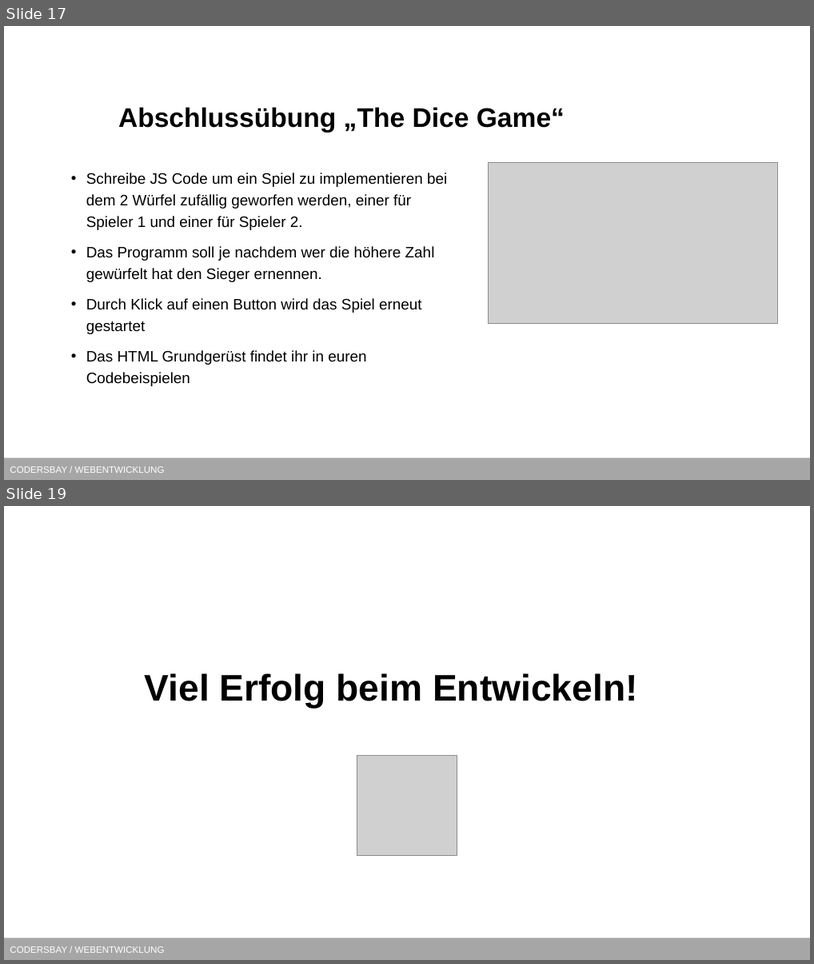
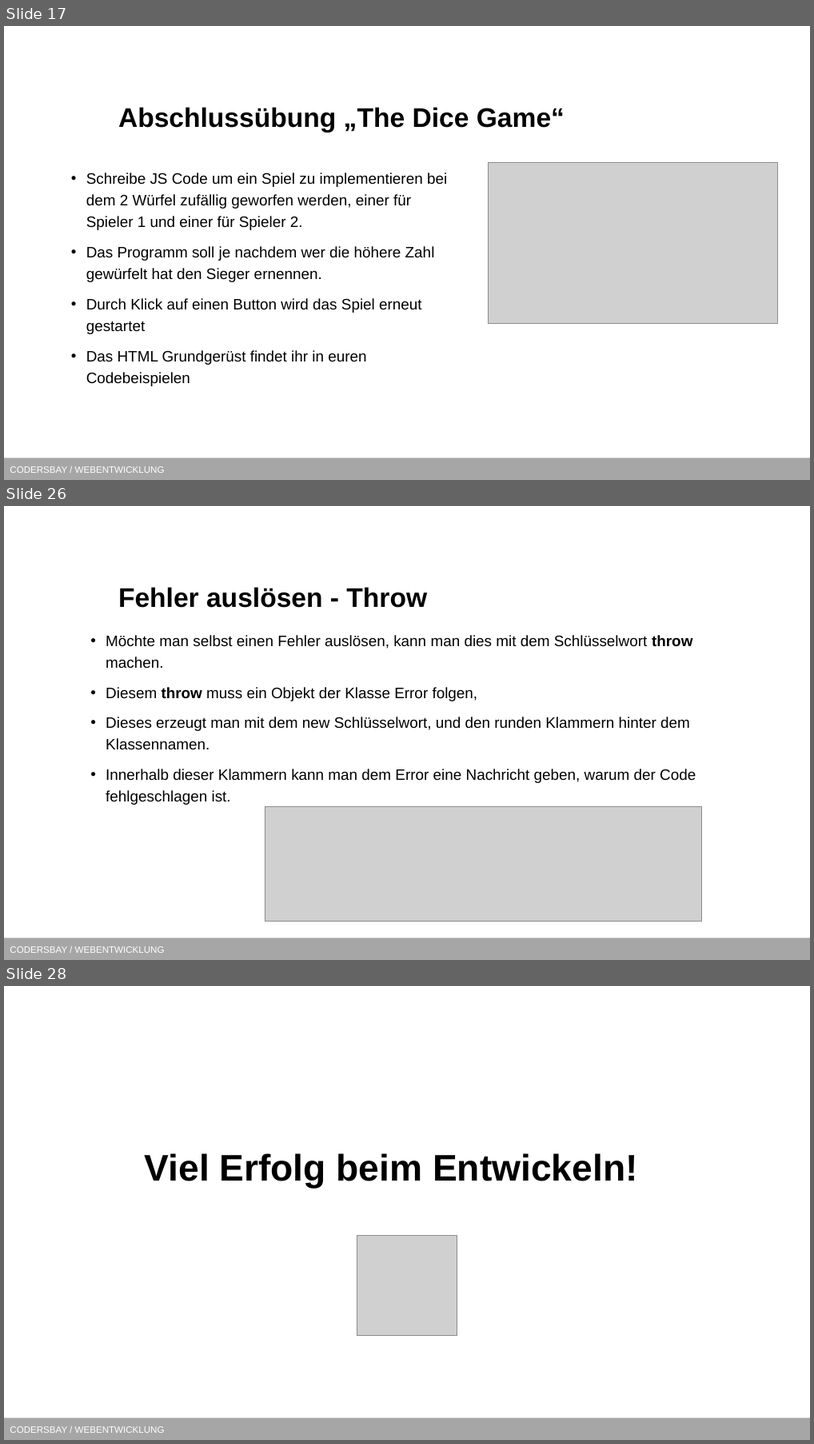
Before and after one commit to kodo89/Webentwicklung_23_24, a slide deck: 7. Javascript/Slides/DOM.pptx. Shown one above the other, each under a label of ours: slides 17 and 19 before the commit, slides 17, 26 and 28 after it; the slides between them are not shown. The pictures are 814x964 and 814x1444 pixels, drawn with LibreOffice and Linux fonts; fonts in the diff are those of the drawing; grey boxes stand for pictures; background and template pictures are left out. Boxes give left, top, right and bottom in pixels: in the first picture for what was removed or moved away, otherwise in the second. Text is boxed around its words. In the diff, an @@ line names an element or a change of style, - is before the commit and + after.

```diff
--- a/7. Javascript/Slides/DOM.pptx
+++ b/7. Javascript/Slides/DOM.pptx
@@ slide 26 added at <box>4,506,810,960</box>, background #FFFFFF; not listed: 1 template element that a slide beside it also shows @@
@@ title added at <box>118,587,427,608</box>, 32 pt, text #000000, bold @@
+Fehler auslösen - Throw
@@ text added at <box>106,635,696,804</box>, 18 pt, text #000000 @@
+• Möchte man selbst einen Fehler auslösen, kann man dies mit dem Schlüsselwort throw machen.
+• Diesem throw muss ein Objekt der Klasse Error folgen,
+• Dieses erzeugt man mit dem new Schlüsselwort, und den runden Klammern hinter dem Klassennamen.
+• Innerhalb dieser Klammern kann man dem Error eine Nachricht geben, warum der Code fehlgeschlagen ist.
@@ picture added at <box>265,807,702,921</box> @@
@@ what was slide 19 is now slide 28 @@
```
Also in this commit, not shown: 5 slides changed, 8 other slides added.
